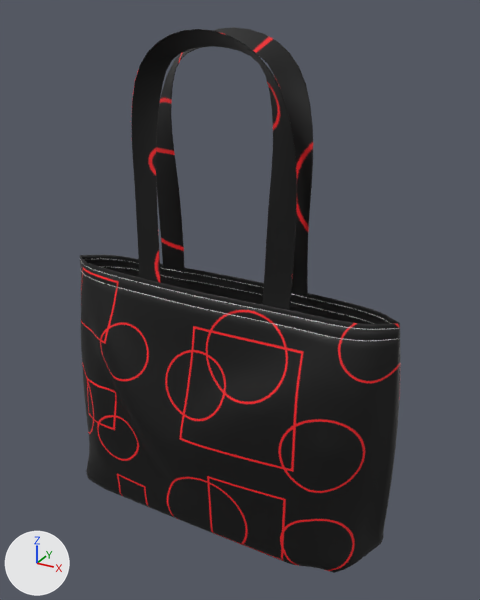
An edit to the glTF model public/models/5810.glb, drawn before and after from the same camera.
The view is the same before and after, from a camera (50 mm lens) standing at (0.338, -0.574, 0.419) and looking at (0.018, 0.009, 0.128). Every picture has the same lights, and +X, +Y and +Z are marked at lower left. The first picture is the older version. Where no turn or scale is listed for an object, it has been applied to the vertices.

In view in the first picture: '贴图' and 1 more.
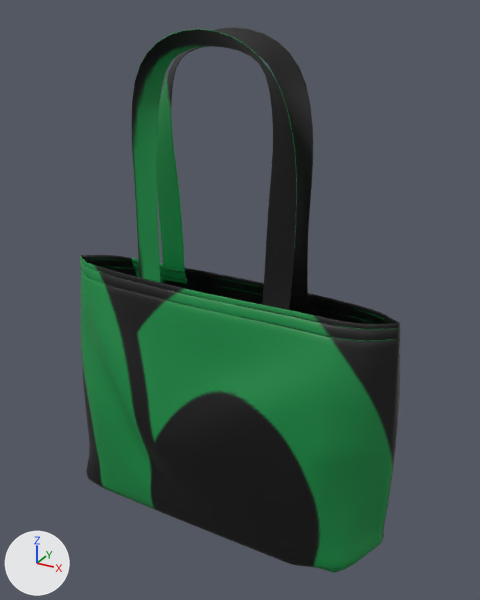
The edits, one by one:
Picture 'AP_Watermark' (img_ap_watermark) is new.
Material '8619.001' (mat_8619_001) changes its picture from img_609510 to img_ap_watermark.

Pixel boxes [x1, y1, x2, y2] of what changed, in the pictures (480 x 600 px):
'贴图', surface changed (black to green): [80, 29, 401, 573] in both
